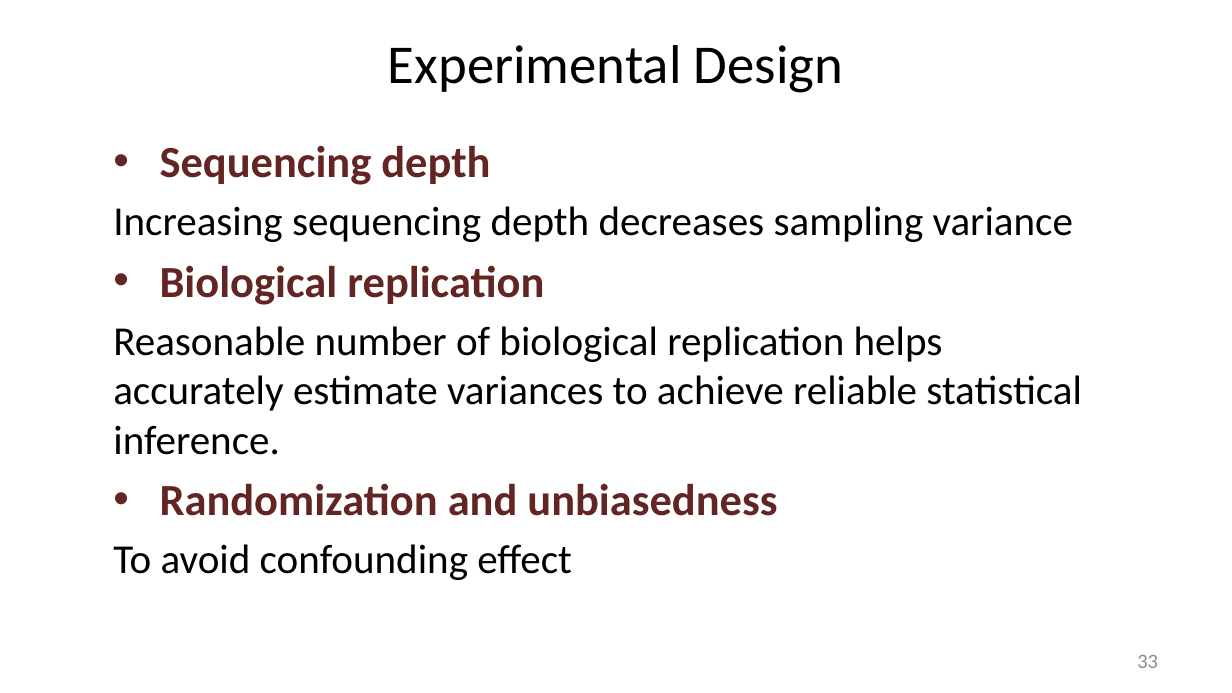
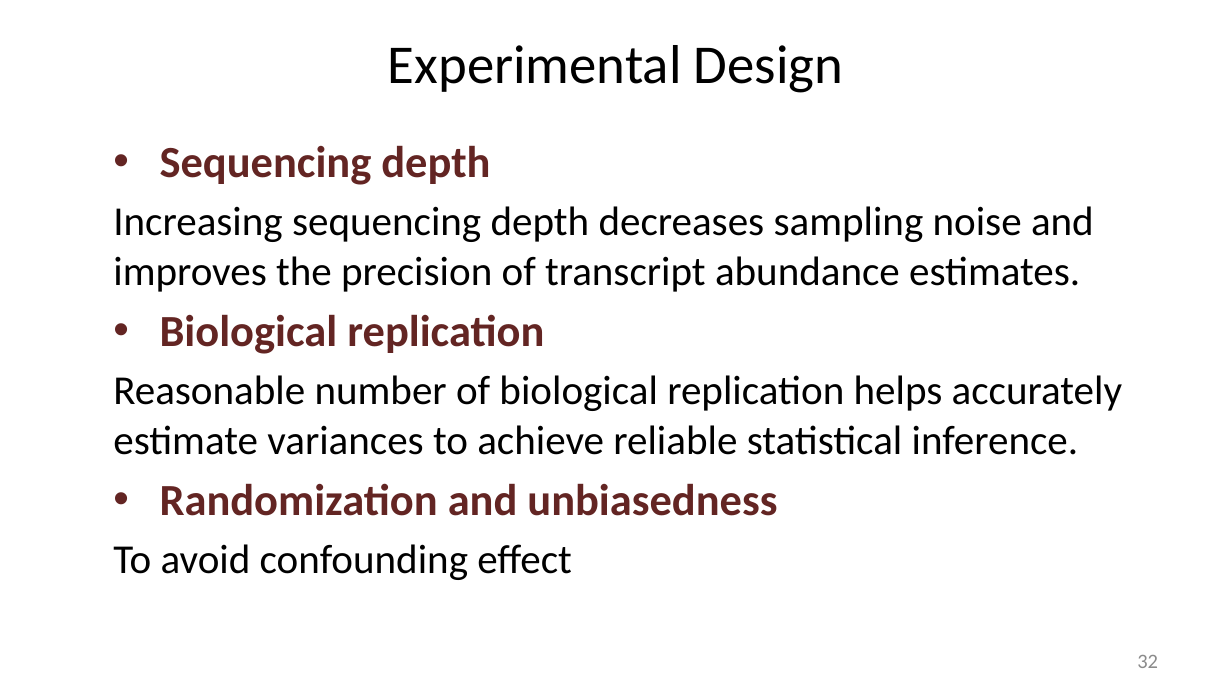
Before and after one commit to liu3zhenlab/teaching, a slide deck: slide 32 of RNA-Seq-Workshop/2026/lectures/IGF26_RNA-seq.pptx (slide 33 before the commit). Drawn at 1232x693 pixels with LibreOffice and Linux fonts; fonts in the diff are those of the drawing. Boxes give left, top, right and bottom in pixels: in the first picture for what was removed or moved away, otherwise in the second. Text is boxed around its words. In the diff, an @@ line names an element or a change of style, - is before the commit and + after.

```diff
--- a/RNA-Seq-Workshop/2026/lectures/IGF26_RNA-seq.pptx
+++ b/RNA-Seq-Workshop/2026/lectures/IGF26_RNA-seq.pptx
@@ text at [113, 206, 1094, 292]: text changed @@
-Increasing sequencing depth decreases sampling variance
+Increasing sequencing depth decreases sampling noise and improves the precision of transcript abundance estimates.
@@ page number at [1137, 655, 1158, 668]: text changed @@
-33
+32
```
Also in this commit, not shown: 17 other slides changed, 1 slide removed.
